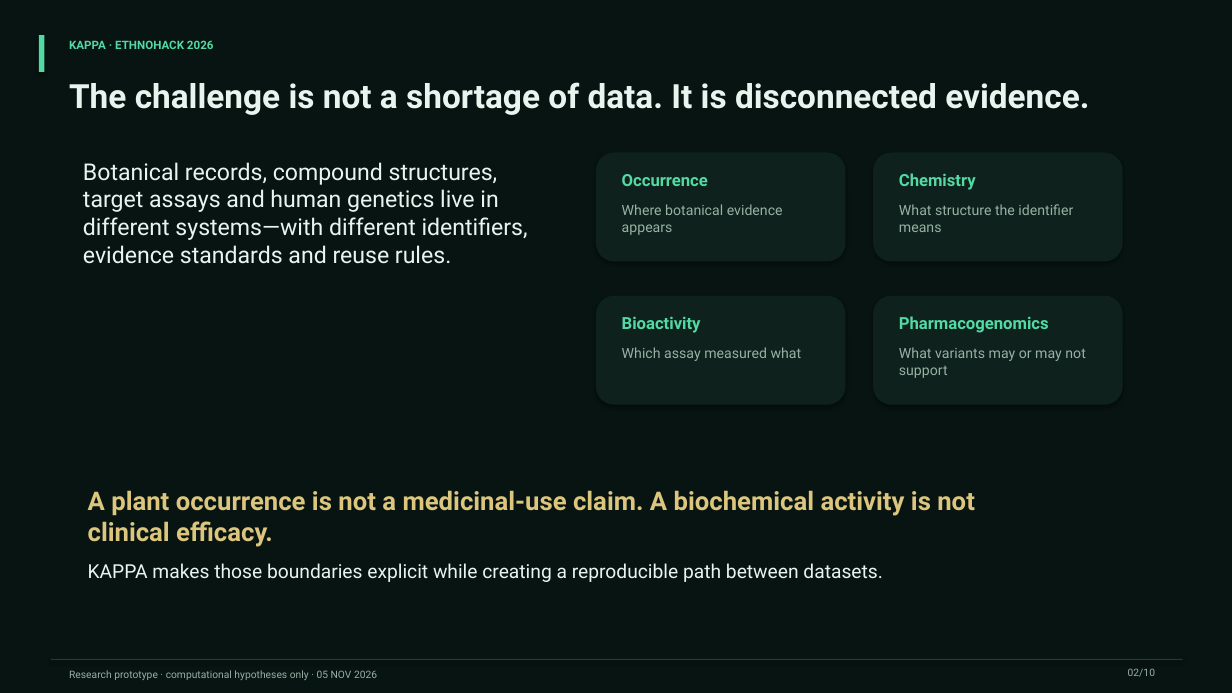
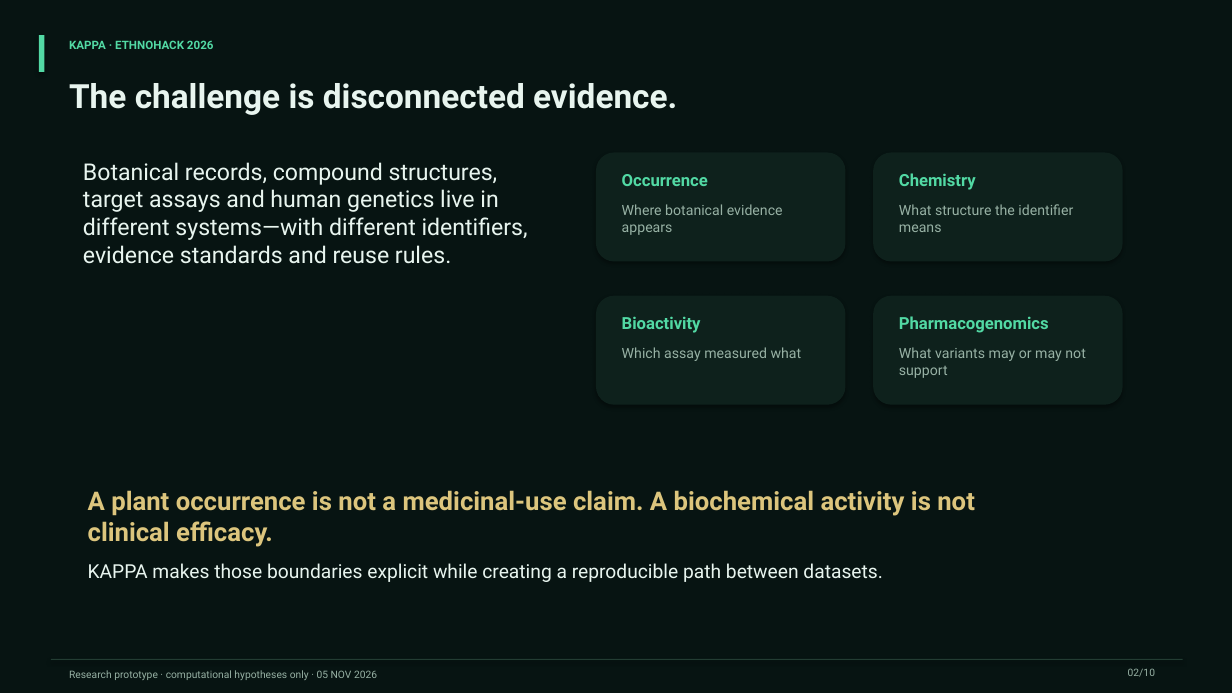
Before and after one commit to AdemolaTolulope/kappa-ethnohack2026, a slide deck: slide 2 of presentation/KAPPA_pitch_deck.pptx. Drawn at 1232x693 pixels with LibreOffice and Linux fonts; fonts in the diff are those of the drawing. Boxes give left, top, right and bottom in pixels: in the first picture for what was removed or moved away, otherwise in the second. Text is boxed around its words. In the diff, an @@ line names an element or a change of style, - is before the commit and + after.

```diff
--- a/presentation/KAPPA_pitch_deck.pptx
+++ b/presentation/KAPPA_pitch_deck.pptx
@@ text at (x1=69, y1=83, x2=677, y2=115): text changed @@
-The challenge is not a shortage of data. It is disconnected evidence.
+The challenge is disconnected evidence.
```
Also in this commit, not shown: 2 other slides changed, 7 other files.
